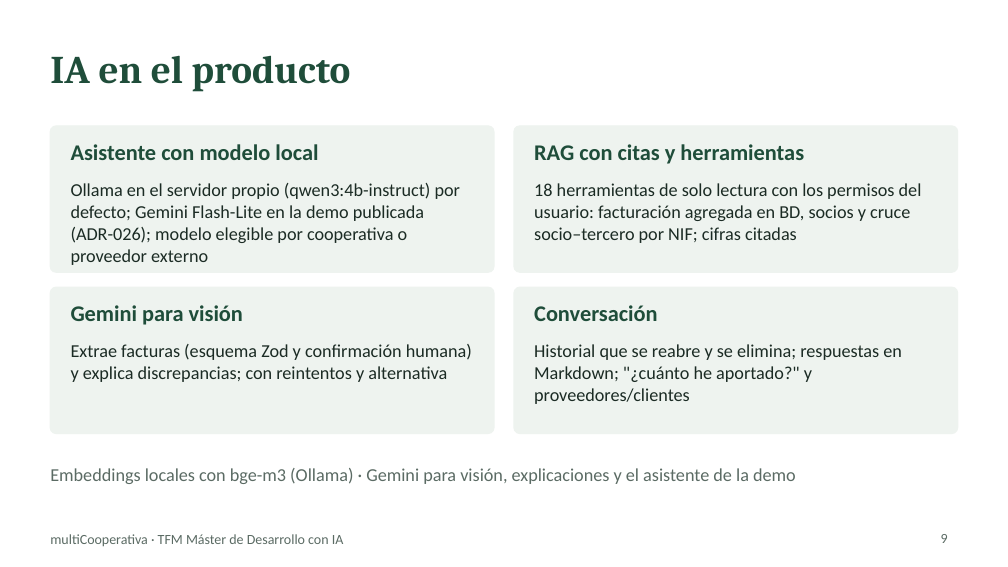
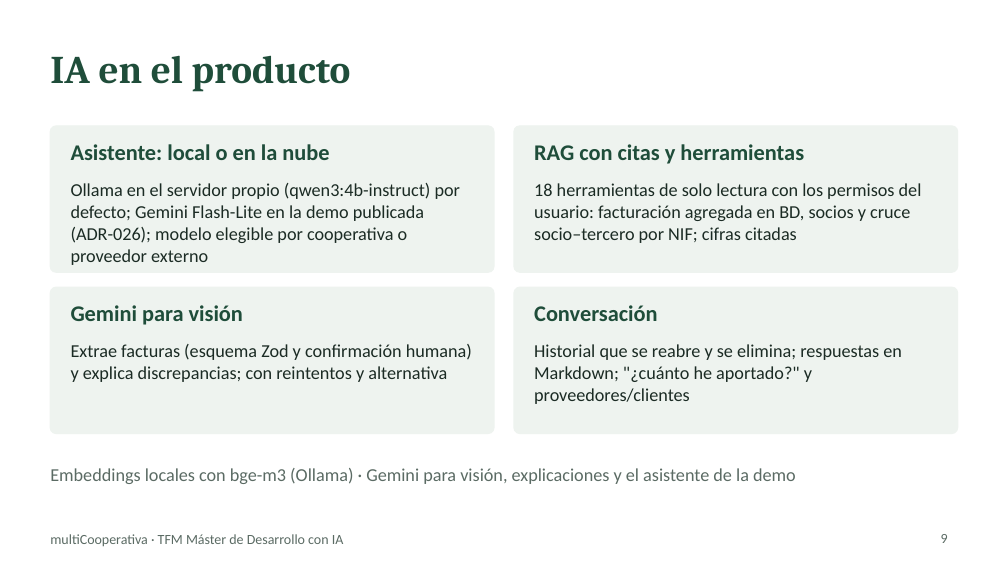
Before and after one commit to chaparro2001/multiCooperativa, a slide deck: slide 9 of docs/slides/multicooperativa-tfm.pptx. Drawn at 1008x567 pixels with LibreOffice and Linux fonts; fonts in the diff are those of the drawing. Boxes give left, top, right and bottom in pixels: in the first picture for what was removed or moved away, otherwise in the second. Text is boxed around its words. In the diff, an @@ line names an element or a change of style, - is before the commit and + after.

```diff
--- a/docs/slides/multicooperativa-tfm.pptx
+++ b/docs/slides/multicooperativa-tfm.pptx
@@ text at box(71, 144, 329, 160): text changed @@
-Asistente con modelo local
+Asistente: local o en la nube
```
Also in this commit, not shown: 4 other slides changed, 2 other files.
